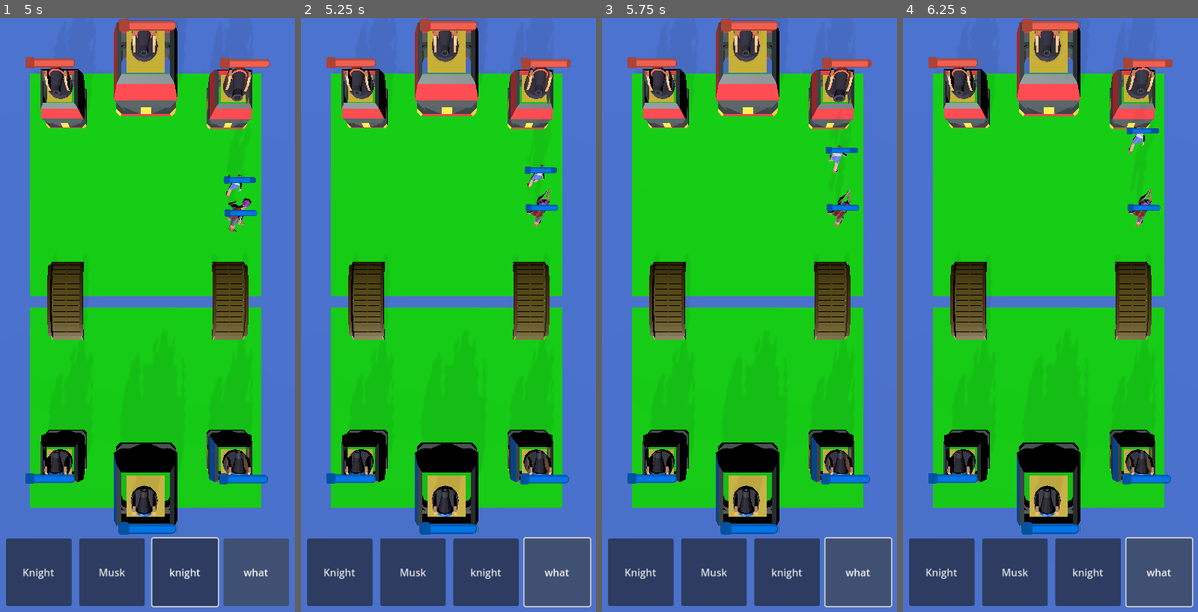
Above: before the commit, frames 1-4 (left to right).
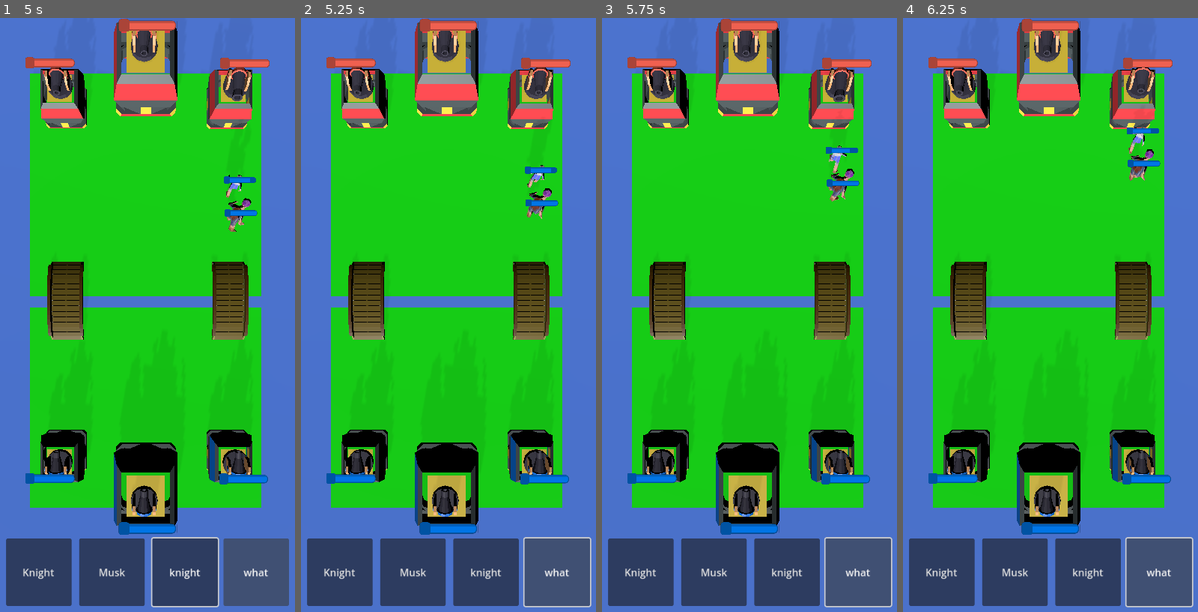
Above: after the commit, the same moments.

Repository: face-hh/clumsy-castle-combat
Game: Godot game, scene res://Scenes/level.tscn
Same seed, same stepped clock (60 frames per second), same inputs: the game is played once before the commit and once after it.
Inputs:
- Up to frame 1 (5 s): click "Knight" at 0.5 s; click "Musk" at 1.25 s; click "knight" at 2 s; click "what" at 2.75 s; tap Enter (ui_accept) at 3.5, 3.77, 4.52 s; hold Right (ui_right) 3.53-4.28 s; hold Left (ui_left) from 4.28 s (still down)
- Up to frame 2 (5.25 s): release Left (ui_left) at 5.03 s; hold Right (ui_right) from 5.03 s (still down)
- Up to frame 3 (5.75 s): keep holding Right (ui_right)
- Up to frame 4 (6.25 s): keep holding Right (ui_right); tap Enter (ui_accept) at 6.02 s

Frame 1 is identical in both runs. In frame 2, 0.4% of the frame differs, in the area x 76-92%, y 7-36%; in frame 3, 0.5%; in frame 4, 0.6%.
Error before the commit: Out of bounds get index '0' (on base: 'Array') (res://Scripts/game.gd:119)
Error after the commit: Out of bounds get index '0' (on base: 'Array[CardType]') (res://Scripts/game.gd:108)

Commit message:
enforce static types

Diff:
--- a/Scripts/Data.gd
+++ b/Scripts/Data.gd
@@ -1,3 +1,5 @@
+class_name DataType
+
 extends Node
 
 # SPEEDS
@@ -6,33 +8,33 @@
 # DEPLOY TIME
 # seconds.
 
-var cards: Array = [
-	{
-		"name": "Knight",
-		"health": 2566,
-		"damage": 293,
-		"elixir": 3,
-		"hitspeed": 1.2,
-		"speed": 60,
-		"deploy_time": 1,
-		"target": ["ground"],
-		"transport": "ground",
-		"type": "troop",
-		"rarity": "common",
-		"scene": preload("res://Scenes/Cards/Knight.tscn")
-	},
-		{
-		"name": "Musk",
-		"health": 1050,
-		"damage": 318,
-		"elixir": 4,
-		"hitspeed": 1,
-		"speed": 60,
-		"deploy_time": 1,
-		"target": ["air", "ground"],
-		"transport": "ground",
-		"type": "troop",
-		"rarity": "rare",
-		"scene": preload("res://Scenes/Cards/Musk.tscn")
-	},
-]
+var Knight: CardType = CardType.new()
+var Musk: CardType = CardType.new()
+
+func _ready() -> void:
+	Knight.card_name = "Knight"
+	Knight.health = 2566
+	Knight.elixir = 3
+	Knight.hitspeed = 1.2
+	Knight.speed = 60
+	Knight.deploy_time = 1
+	Knight.target = ["ground"]
+	Knight.transport = "ground"
+	Knight.type = "troop"
+	Knight.rarity = "common"
+	Knight.scene = preload("res://Scenes/Cards/Knight.tscn")
+
+	Musk.card_name = "Musk"
+	Musk.health = 1050
+	Musk.damage = 318
+	Musk.elixir = 4
+	Musk.hitspeed = 1
+	Musk.speed = 60
+	Musk.deploy_time = 1
+	Musk.target = ["air", "ground"]
+	Musk.transport = "ground"
+	Musk.type = "troop"
+	Musk.rarity = "rare"
+	Musk.scene = preload("res://Scenes/Cards/Musk.tscn")
+
+var cards: Array[CardType] = [Knight, Musk]
--- a/Scripts/HealthBar3D.gd
+++ b/Scripts/HealthBar3D.gd
@@ -1,3 +1,5 @@
+class_name HealthBar
+
 extends Sprite3D
 
 var side: String
@@ -8,7 +10,7 @@
 @export var viewport: SubViewport
 @export var hpbar: TextureProgressBar
 
-func update_colors():
+func update_colors() -> void:
 	texture = viewport.get_texture()
 
 	#print("Applying color " + side + " for name " + get_parent().name + " color: " + str(c1.to_html()) + " c2: " + str(c2))
@@ -17,5 +19,5 @@
 	elif side == "blue":
 		modulate = c2
 
-func update_value(value):
+func update_value(value: float) -> void:
 	hpbar.value = value
--- a/Scripts/bullet.gd
+++ b/Scripts/bullet.gd
@@ -1,13 +1,15 @@
+class_name Bullet
+
 extends Node3D
 
-var damage
+var damage: int
 @export var target: CharacterBody3D
 
-func _process(delta):
+func _process(delta: float) -> void:
 	if is_instance_valid(target):
 		position = position.move_toward(target.position, delta * 20)
 
-func _on_area_3d_body_entered(body):
+func _on_area_3d_body_entered(body: Node3D) -> void:
 	if "enemy" in body.name:
-		body.take_damage(damage)
+		(body as Character).take_damage(damage)
 		self.queue_free()
--- /dev/null
+++ b/Scripts/card_types.gd
@@ -0,0 +1,29 @@
+class_name CardType
+
+extends CharacterBody3D
+
+var card_name: String
+
+var health: int
+var damage: int
+var elixir: int
+
+var hitspeed: float
+
+var speed: float
+var deploy_time: int
+
+var target: Array[String]
+var transport: String
+
+var rarity: String
+var type: String
+
+var scene: PackedScene
+
+# Dynamic
+var side: String
+var intern: String
+var total_health: int
+var timer: Timer
+var markers: Node3D
--- a/Scripts/character.gd
+++ b/Scripts/character.gd
@@ -1,10 +1,12 @@
+class_name Character
+
 extends CharacterBody3D
 
 @export var side: String # important
 @export var timer: Timer
 
 var speed: float = 2 * 2
-var accel = 10
+var accel: int = 10
 
 var intern: String
 var markers: Node3D
@@ -20,14 +22,17 @@
 var node: Node3D
 var anim: AnimationPlayer
 
-var stop_moving = false
+var stop_moving: bool = false
+
 @onready var nav: NavigationAgent3D = $NavigationAgent3D
 
-func _ready():
-	get_parent().get_parent().connect("interaction_finished", t)
+func _ready() -> void:
+	timer = $Timer
+	var _catch: Error = get_parent().get_parent().connect("interaction_finished", t)
+
 	$".".name = intern
-	$HealthBar3D.side = side
-	$HealthBar3D.update_colors()
+	($HealthBar3D as HealthBar).side = side
+	($HealthBar3D as HealthBar).update_colors()
 
 	if "Knight" in name or "Musk" in name or "Log" in name:
 		node = $Models.get_node(side)
@@ -39,23 +44,24 @@
 
 var closestMarkerPosition: Vector3 # Variable to store the relative position of the closest marker
 
-func _process(delta):
+func _process(delta: float) -> void:
 	if stop_moving:
 		return
-	var direction = Vector3()
+	var direction: Vector3 = Vector3()
 
 	var closest_distance: float = 9999
 	var closest_marker: Node = null
 
 	for marker in markers.get_children():
 		if !(side in marker.name):
-			var distance = marker.global_position.distance_to(global_position)
+			var distance: float = (marker as Marker3D).global_position.distance_to(global_position)
 			if distance < closest_distance:
 				closest_distance = distance
 				closest_marker = marker
 
 	if closest_marker:
-		nav.target_position = closest_marker.global_position
+		if closest_marker is Marker3D:
+			nav.target_position = (closest_marker as Marker3D).global_position
 
 	direction = nav.get_next_path_position() - global_position
 	direction = direction.normalized()
@@ -69,26 +75,28 @@
 
 	move_and_slide()
 
-func take_damage(damage):
-	health -= damage
-	$"HealthBar3D".update_value((health / total_health) * 100)
+func take_damage(taken_damage: int) -> void:
+	health -= taken_damage
+	($"HealthBar3D" as HealthBar).update_value((health / total_health) * 100)
 	if health <= 0:
 		queue_free()
 
-func attack():
+func attack() -> void:
 	anim.stop()
 	stop_moving = true
 	anim.play("attack", -1, hitspeed)
 
-func t(body):
+func t(body: Node3D) -> void:
 	stop_moving = false
-	body.anim.play("walk")
+	(body as Character).anim.play("walk")
 
-func ranged_troop_shoot(body):
-	var target = body.get_parent().get_parent()
+func ranged_troop_shoot(body: Node3D) -> void:
+	# P.S. when you implement combat between cards, this should account for Character too
+	if body is Tower:
+		var target: Node3D = (body as Tower).get_parent()
 
-	if ("princess" in target.name or "king" in target.name) and !(side in target.name):
-		get_parent().get_parent().start_card_shoot(self, target)
+		if ("princess" in target.name or "king" in target.name) and !(side in target.name):
+			(get_parent().get_parent() as Game).start_card_shoot(self, (target as Tower))
 
-func _on_range_body_entered_MUSK(body):
+func _on_range_body_entered_MUSK(body: Node3D) -> void:
 	ranged_troop_shoot(body)
--- a/Scripts/game.gd
+++ b/Scripts/game.gd
@@ -1,22 +1,24 @@
+class_name Game
+
 extends Node3D
 
 # TOWER TROOP
-@export var PRINCESS_RED_1: Node3D
-@export var PRINCESS_RED_2: Node3D
-@export var KING_RED: Node3D
-
-@export var PRINCESS_BLUE_1: Node3D
-@export var PRINCESS_BLUE_2: Node3D
-@export var KING_BLUE: Node3D
+@export var PRINCESS_RED_1: Tower
+@export var PRINCESS_RED_2: Tower
+@export var KING_RED: Tower
+
+@export var PRINCESS_BLUE_1: Tower
+@export var PRINCESS_BLUE_2: Tower
+@export var KING_BLUE: Tower
 
 # TOWER ITSELF
-@export var T_PRINCESS_RED_1: Node3D
-@export var T_PRINCESS_RED_2: Node3D
-@export var T_KING_RED: Node3D
-
-@export var T_PRINCESS_BLUE_1: Node3D
-@export var T_PRINCESS_BLUE_2: Node3D
-@export var T_KING_BLUE: Node3D
+@export var T_PRINCESS_RED_1: Tower
+@export var T_PRINCESS_RED_2: Tower
+@export var T_KING_RED: Tower
+
+@export var T_PRINCESS_BLUE_1: Tower
+@export var T_PRINCESS_BLUE_2: Tower
+@export var T_KING_BLUE: Tower
 
 # MISC
 @export var bullet: PackedScene
@@ -26,41 +28,28 @@
 @export var Button3: Button
 @export var Button4: Button
 
-var active_towers = []
-var peers = []
-var s_peer
+var active_towers: Array = []
 
 signal interaction_finished
 
-func create_player(id):
-	setup_deck()
-	peers.append(id)
-	s_peer = id
-	# Instantiate a new player for this client.
-	print('player joined ', id)
-
-func destroy_player(id):
-	print('player left ', id)
-
-func setup_deck():
-	pass
-
-func _process(delta) -> void:
-	for tower in active_towers:
-		var node = tower[0]
-		var target = tower[1]
+func _process(_delta: float) -> void:
+	for tower: Array in active_towers:
+		var t1: Node3D = tower[0]
+
+		var node: Tower = t1 as Tower
+		var target: Node3D = tower[1]
 
 		if node.timer.get_signal_connection_list("timeout").size() <= 0:
 			node.timer.connect("timeout", tower_shoot.bind(node, target))
 			node.timer.start()
 
-			var index = active_towers.find(tower)
+			var index: int = active_towers.find(tower)
 
 			if index != -1:
 				active_towers.remove_at(index)
 
-func tower_shoot(node, target):
-	var tower_troop = troop(node)
+func tower_shoot(node: Tower, target: Node3D) -> void:
+	var tower_troop: Node3D = troop(node)
 	if !is_instance_valid(tower_troop) or !is_instance_valid(target):
 		return
 	var anim: AnimationPlayer = tower_troop.get_node("AnimationPlayer")
@@ -70,7 +59,7 @@
 
 	anim.play("KeyAction")
 
-	var blt = bullet.instantiate()
+	var blt: Bullet = bullet.instantiate()
 
 	add_child(blt)
 
@@ -83,16 +72,16 @@
 	tower_troop.rotation.z = 0
 	tower_troop.rotation.x = 0
 
-func troop(node):
+func troop(node: Node3D) -> Node3D:
 	return $Troops.get_node(str(node.name))
 
-func start_shoot(target, node):
+func start_shoot(target: Node3D, node: Tower) -> void:
 	if !is_instance_valid(node):
 		return
 	if ("red" in target.name and "red" in node.name) or ("blue" in target.name and "blue" in node.name) or not ("enemy" in target.name):
 		return
 
-	var connections = node.timer.get_signal_connection_list("timeout").size()
+	var connections: int = node.timer.get_signal_connection_list("timeout").size()
 	if connections > 0:
 		active_towers.append([node, target])
 		return
@@ -100,7 +89,7 @@
 	node.timer.connect("timeout", tower_shoot.bind(node, target))
 	node.timer.start()
 
-func stop_shoot(target, node):
+func stop_shoot(target: Node3D, node: Tower) -> void:
 	# prevent crashing when closed
 	if !is_instance_valid(node) or !is_instance_valid(troop(node)):
 		return
@@ -115,11 +104,11 @@
 	node.timer.disconnect("timeout", tower_shoot)
 	node.timer.stop()
 
-func button_pressed(button):
-	var card = Data.cards.filter(func(el):
-		return el.name == button.text)[0]
-
-	var card_scene = card.scene.instantiate();
+func button_pressed(button: Button) -> void:
+	var card: CardType = Data.cards.filter(func(element: CardType) -> bool:
+		return element.card_name == button.text)[0]
+
+	var card_scene: Character = card.scene.instantiate();
 
 	card_scene.side = "blue" # CHANGE LATER (when adding multiplayer)
 	card_scene.name = "blue_enemy_" + card_scene.name
@@ -137,13 +126,15 @@
 
 	get_node("SpawnedCards").add_child(card_scene)
 
-func start_card_shoot(body, target):
-	if "enemy" in body.name:
-		card_deal_damage(body, target)
-		body.timer.connect("timeout", func (): card_deal_damage(body, target))
-		body.timer.start()
-
-func card_deal_damage(body, target):
+func start_card_shoot(body: Node3D, target: Tower) -> void:
+	if body is Character:
+		var body_char: Character = body as Character
+		if "enemy" in body.name:
+			card_deal_damage(body_char, target)
+			body_char.timer.connect("timeout", func () -> void: card_deal_damage(body_char, target))
+			body_char.timer.start()
+
+func card_deal_damage(body: Character, target: Tower) -> void:
 	if !is_instance_valid(target):
 		interaction_finished.emit(body)
 		return
@@ -160,89 +151,89 @@
 			active_towers = []
 			target.play_death()
 
-func _on_princess_red_1_body_entered(body):
+func _on_princess_red_1_body_entered(body: Node3D) -> void:
 	start_shoot(body, T_PRINCESS_RED_1)
 
 
-func _on_princess_red_2_body_entered(body):
+func _on_princess_red_2_body_entered(body: Node3D) -> void:
 	start_shoot(body, T_PRINCESS_RED_2)
 
 
-func _on_king_red_body_entered(body):
+func _on_king_red_body_entered(body: Node3D) -> void:
 	start_shoot(body, T_KING_RED)
 
 
-func _on_princess_blue_1_body_entered(body):
+func _on_princess_blue_1_body_entered(body: Node3D) -> void:
 	start_shoot(body, T_PRINCESS_BLUE_1)
 
 
-func _on_princess_blue_2_body_entered(body):
+func _on_princess_blue_2_body_entered(body: Node3D) -> void:
 	start_shoot(body, T_PRINCESS_BLUE_2)
 
 
-func _on_king_blue_body_entered(body):
+func _on_king_blue_body_entered(body: Node3D) -> void:
 	start_shoot(body, T_PRINCESS_BLUE_2)
 
 
-func _on_princess_red_1_body_exited(body):
+func _on_princess_red_1_body_exited(body: Node3D) -> void:
 	stop_shoot(body, T_PRINCESS_RED_1)
 
 
-func _on_princess_red_2_body_exited(body):
+func _on_princess_red_2_body_exited(body: Node3D) -> void:
 	stop_shoot(body, T_PRINCESS_RED_2)
 
 
-func _on_king_red_body_exited(body):
+func _on_king_red_body_exited(body: Node3D) -> void:
 	stop_shoot(body, T_KING_RED)
 
 
-func _on_princess_blue_1_body_exited(body):
+func _on_princess_blue_1_body_exited(body: Node3D) -> void:
 	stop_shoot(body, PRINCESS_BLUE_1)
 
 
-func _on_princess_blue_2_body_exited(body):
+func _on_princess_blue_2_body_exited(body: Node3D) -> void:
 	stop_shoot(body, PRINCESS_BLUE_2)
 
 
-func _on_king_blue_body_exited(body):
+func _on_king_blue_body_exited(body: Node3D) -> void:
 	stop_shoot(body, KING_RED)
 
 
-func _on_button_pressed():
+func _on_button_pressed() -> void:
 	button_pressed(Button1)
 
 
-func _on_button_2_pressed():
+func _on_button_2_pressed() -> void:
 	button_pressed(Button2)
 
 
-func _on_button_3_pressed():
+func _on_button_3_pressed() -> void:
 	button_pressed(Button3)
 
 
-func _on_button_4_pressed():
+func _on_button_4_pressed() -> void:
 	button_pressed(Button4)
 
 
-func _on_tower_body_entered_princess_red_1(body):
-	start_card_shoot(body, T_PRINCESS_RED_1)
-
-
-func _on_tower_body_entered_princess_red_2(body):
-	start_card_shoot(body, T_PRINCESS_RED_2)
-
-
-func _on_tower_body_entered_princess_blue_1(body):
-	start_card_shoot(body, T_PRINCESS_BLUE_1)
-
-
-func _on_tower_body_entered_princess_blue_2(body):
-	start_card_shoot(body, T_PRINCESS_BLUE_2)
-
-
-func _on_tower_body_entered_king_blue(body):
-	start_card_shoot(body, T_KING_BLUE)
-
-
-func _on_tower_body_entered_king_red(body):
-	start_card_shoot(body, T_KING_RED)
+func _on_tower_body_entered_princess_red_1(body: Node3D) -> void:
+	start_card_shoot(body as Character, T_PRINCESS_RED_1)
+
+
+func _on_tower_body_entered_princess_red_2(body: Node3D) -> void:
+	start_card_shoot(body as Character, T_PRINCESS_RED_2)
+
+
+func _on_tower_body_entered_princess_blue_1(body: Node3D) -> void:
+	start_card_shoot(body as Character, T_PRINCESS_BLUE_1)
+
+
+func _on_tower_body_entered_princess_blue_2(body: Node3D) -> void:
+	start_card_shoot(body as Character, T_PRINCESS_BLUE_2)
+
+
+func _on_tower_body_entered_king_blue(body: Node3D) -> void:
+	start_card_shoot(body as Character, T_KING_BLUE)
+
+
+func _on_tower_body_entered_king_red(body: Node3D) -> void:
+	start_card_shoot(body as Character, T_KING_RED)
--- a/Scripts/tower.gd
+++ b/Scripts/tower.gd
@@ -1,3 +1,5 @@
+class_name Tower
+
 extends Node3D
 
 var health: float
@@ -5,10 +7,10 @@
 var damage: int
 var hitspeed: float # seconds
 
-var healthbar
-var timer
+var healthbar: HealthBar
+var timer: Timer
 
-func _ready():
+func _ready() -> void:
 	if "princess" in name:
 		health = 4424
 		total_health = 4424
@@ -22,20 +24,21 @@
 
 	# This is in here because the Tower Troops and Towers share the same scripts.
 	if get_parent().name == "Towers":
-		get_node("HealthBar3D").side = name.split("_")[1]
-		get_node("HealthBar3D").update_colors()
-		healthbar = get_node("HealthBar3D")
+		healthbar = get_node("HealthBar3D") as HealthBar
+
+		healthbar.side = name.split("_")[1]
+		healthbar.update_colors()
 
 		timer = get_node("Timer")
 		timer.wait_time = hitspeed
 
-func play_death():
-	var particles = get_node("GPUParticles3D")
+func play_death() -> void:
+	var particles: GPUParticles3D = get_node("GPUParticles3D")
 	particles.emitting = true
-	var time = (particles.lifetime * 2) / particles.speed_scale
+	var time: float = (particles.lifetime * 2) / particles.speed_scale
 
 	get_tree().create_timer(time).connect("timeout", death)
 
-func death():
+func death() -> void:
 	queue_free()
 	$"../../Markers".get_node(str(name)).queue_free()
--- a/project.godot
+++ b/project.godot
@@ -12,12 +12,12 @@
 
 config/name="Clumsy Castle Combat"
 run/main_scene="res://Scenes/level.tscn"
-config/features=PackedStringArray("4.1")
-config/icon="res://icon.png"
+config/features=PackedStringArray("4.2")
 
 [autoload]
 
 Data="*res://Scripts/Data.gd"
+CardTypes="*res://Scripts/card_types.gd"
 
 [debug]
 
@@ -25,12 +25,12 @@
 gdscript/warnings/property_used_as_function=2
 gdscript/warnings/constant_used_as_function=2
 gdscript/warnings/function_used_as_property=2
+gdscript/warnings/untyped_declaration=2
 gdscript/warnings/unsafe_property_access=2
 gdscript/warnings/unsafe_method_access=2
 gdscript/warnings/unsafe_cast=2
 gdscript/warnings/unsafe_call_argument=2
 gdscript/warnings/unsafe_void_return=2
-gdscript/warnings/return_value_discarded=2
 
 [display]
 
Not shown, changed: Models/bridge.glb.import
Not shown, changed: Models/bullet.glb.import
Not shown, changed: Models/cannon_blue.glb.import
Not shown, changed: Models/cannon_red.glb.import
Not shown, changed: Models/tower_blue-col.glb.import
Not shown, changed: Models/tower_blue.glb.import
Not shown, changed: Models/tower_red.glb.import
Not shown, changed: Scenes/Raw/knight_blue.glb.import
Not shown, changed: Scenes/Raw/knight_red.glb.import
Not shown, changed: Scenes/Raw/log.glb.import
Not shown, changed: Scenes/Raw/musk.glb.import
Not shown: 1 places in Scenes/level.tscn that only renumber resources
